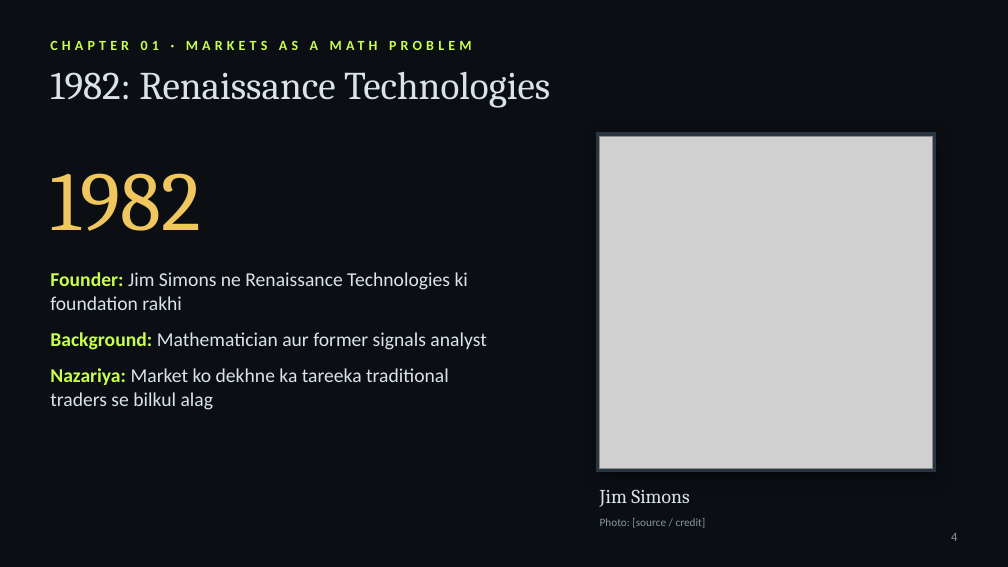
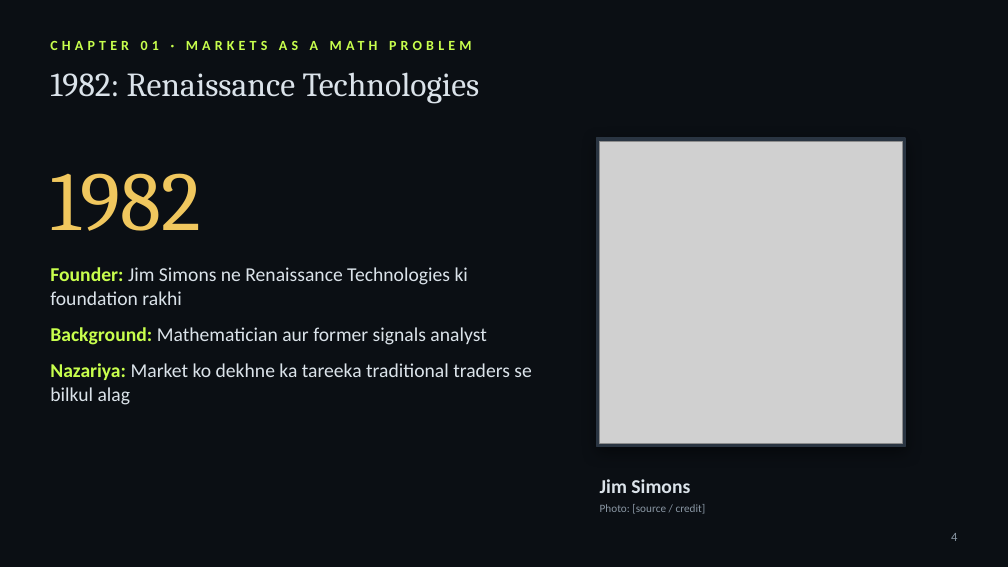
Before and after one commit to kashishchoudhary218-bot/nomi-trades-app, a slide deck: slide 4 of video/jim-simons-documentary/deck/The-Mathematicians-Edge-Hinglish.pptx. Drawn at 1008x567 pixels with LibreOffice and Linux fonts; fonts in the diff are those of the drawing; grey boxes stand for pictures. Boxes give left, top, right and bottom in pixels: in the first picture for what was removed or moved away, otherwise in the second. Text is boxed around its words. In the diff, an @@ line names an element or a change of style, - is before the commit and + after.

```diff
--- a/video/jim-simons-documentary/deck/The-Mathematicians-Edge-Hinglish.pptx
+++ b/video/jim-simons-documentary/deck/The-Mathematicians-Edge-Hinglish.pptx
@@ text "1982: Renaissance Technologies" at [50, 72, 480, 104]: size 28 to 24 pt @@
@@ rectangle: place and size @@
-rectangle at [597, 133, 935, 472]
+rectangle at [597, 138, 905, 447]
@@ picture: place and size @@
-picture at [600, 136, 932, 469]
+picture at [600, 141, 902, 444]
@@ text "Founder: Jim Simons ne Renaissance ..." rewrapped from [50, 272, 486, 410] to [50, 267, 531, 405] @@
@@ text at [600, 479, 690, 493]: font Cambria to Calibri, bold on in "Jim Simons"; more space between paragraphs @@
@@ text "Jim Simons": place and size @@
-text "Jim Simons" at [600, 489, 689, 507]
+text "Jim Simons" at [600, 479, 706, 514]
@@ text "Jim Simons" at [600, 479, 706, 514]: vertical alignment middle to top @@
@@ text at [600, 504, 706, 514]: paragraph added @@
+Photo: [source / credit]
@@ text removed at [600, 518, 706, 528] @@
-Photo: [source / credit]
```
Also in this commit, not shown: 20 other slides changed, 3 other files.
